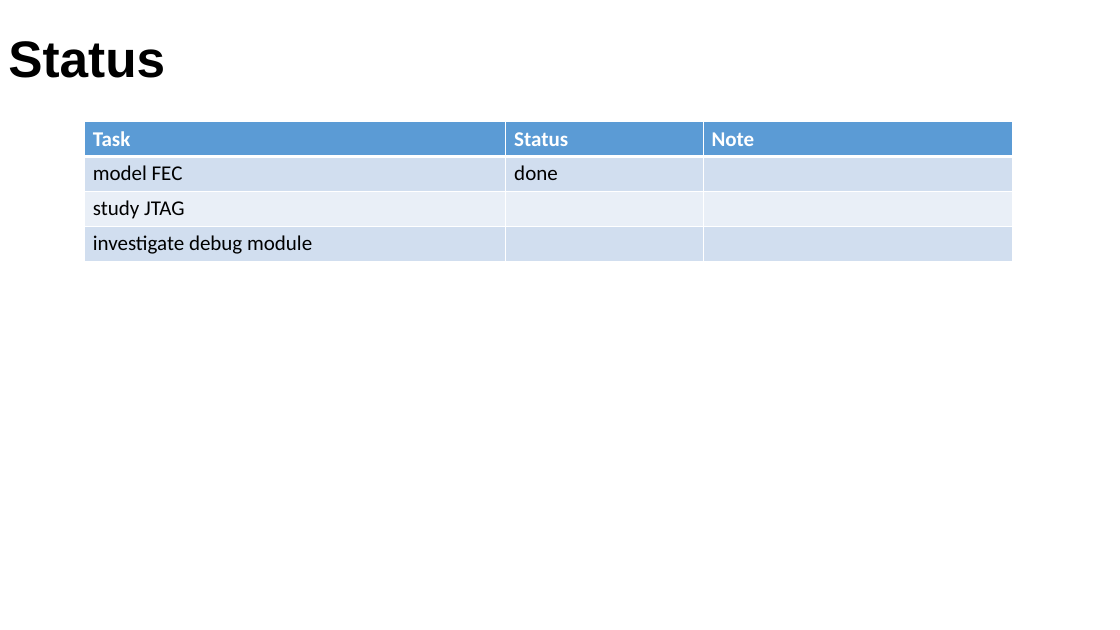
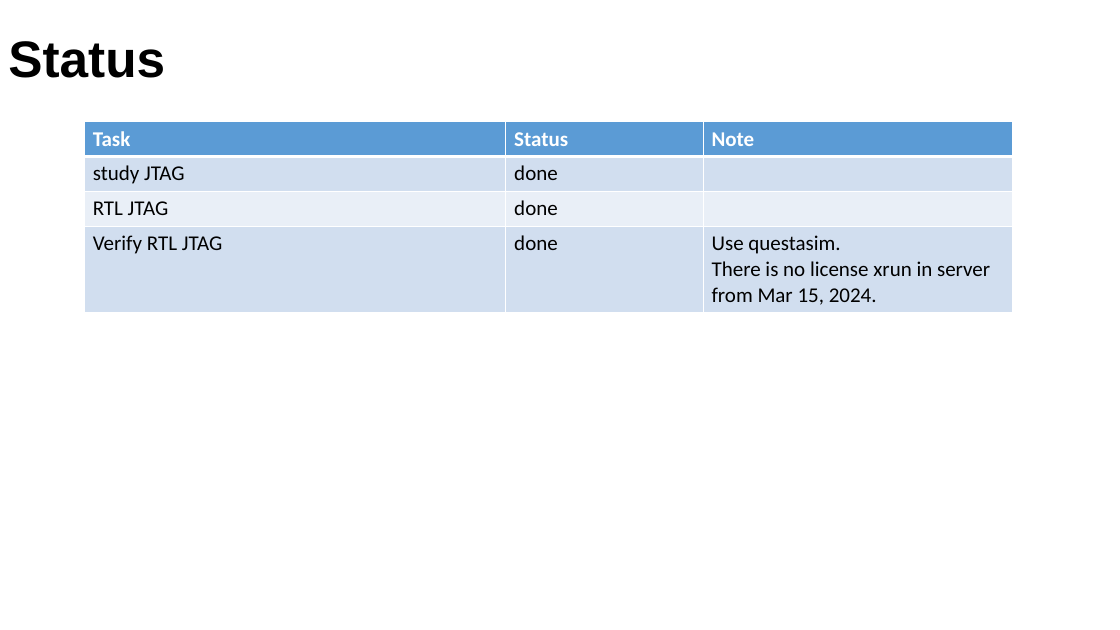
Before and after one commit to phuvg/jtag, a slide deck: slide 26 of doc/weekly_report_2024_03_14_1p0.pptx (slide 21 before the commit). Drawn at 1120x630 pixels with LibreOffice and Linux fonts; fonts in the diff are those of the drawing. Boxes give left, top, right and bottom in pixels: in the first picture for what was removed or moved away, otherwise in the second. Text is boxed around its words. In the diff, an @@ line names an element or a change of style, - is before the commit and + after.

```diff
--- a/doc/weekly_report_2024_03_14_1p0.pptx
+++ b/doc/weekly_report_2024_03_14_1p0.pptx
@@ table at [84, 122, 1012, 311] @@
-row 2, column 1: model FEC
+row 2, column 1: study JTAG
-row 3, column 1: study JTAG
+row 3, column 1: RTL JTAG
-row 3, column 2: 
+row 3, column 2: done
-row 4: investigate debug module |  | 
+row 4: Verify RTL JTAG | done | Use questasim. / There is no license xrun in server from Mar 15, 2024.
```
Also in this commit, not shown: 3 other slides changed, 5 slides added, 31 other files.
